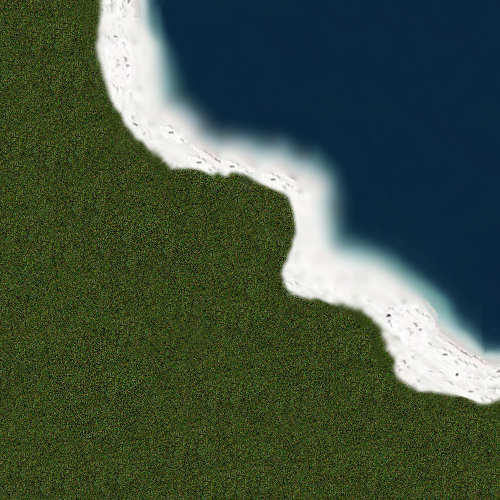
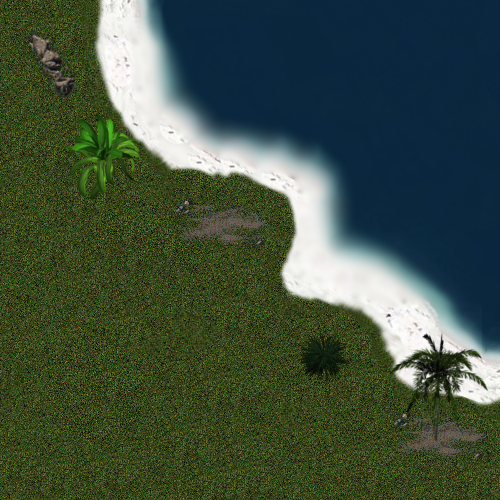
Layer changes from the first 500 × 500 image to the second:
added layer "Clipboard#4" above "Clipboard#3" over box(23, 30, 79, 99)
added layer "Clipboard#3" above "Clipboard#2" over box(389, 331, 489, 442)
added layer "Clipboard#2" above "Clipboard#1" over box(392, 410, 488, 467)
added layer "Clipboard#1" above "Clipboard" over box(174, 198, 270, 254)
added layer "Clipboard" above "Clipboard#5" over box(297, 332, 351, 384)
added layer "Clipboard#5" above "Background" over box(62, 113, 143, 200)
